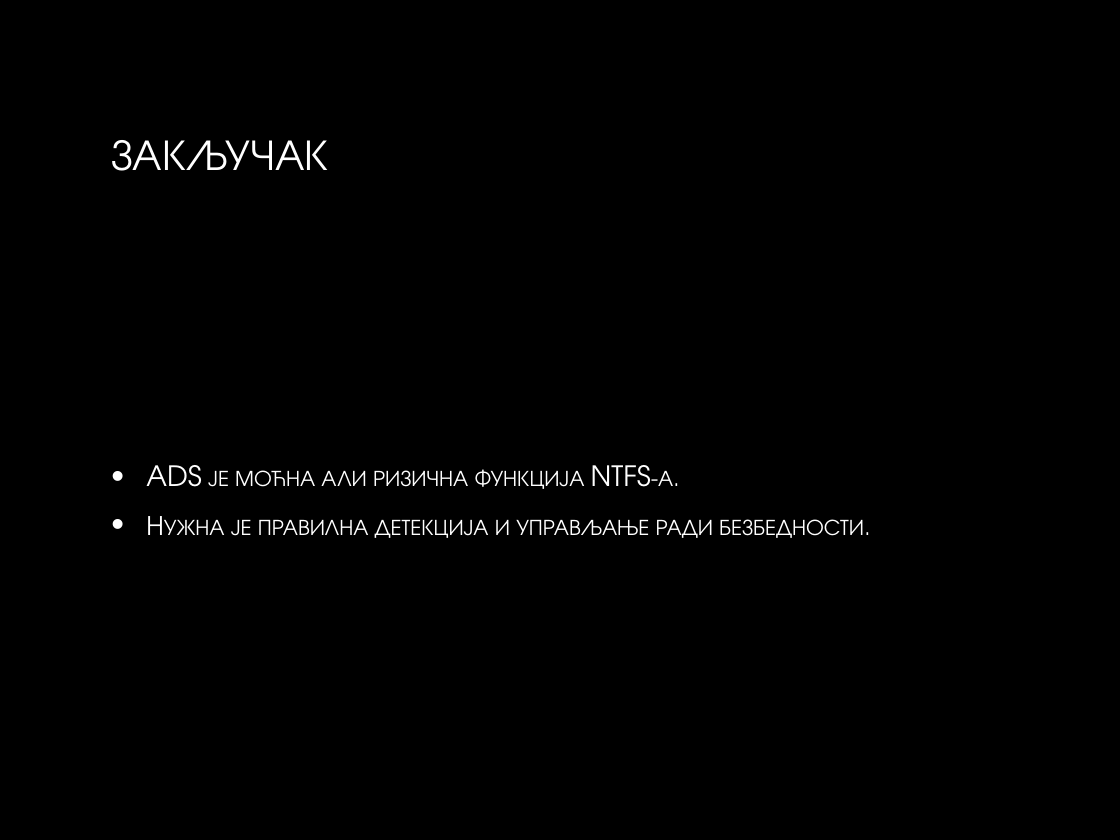
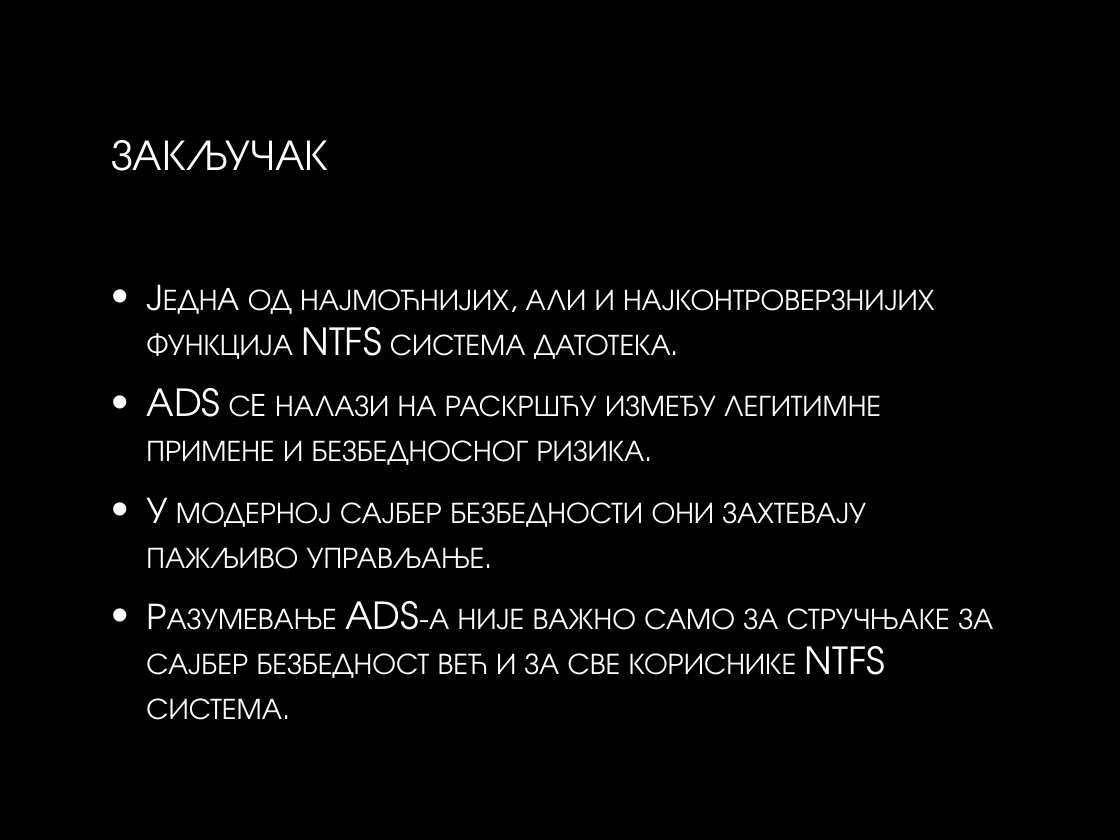
Before and after one commit to Vukasin211/Windows-Alternative-Data-Streams, a slide deck: slide 15 of ADS_Seminar.pptx (slide 21 before the commit). Drawn at 1120x840 pixels with LibreOffice and Linux fonts; fonts in the diff are those of the drawing; background and template pictures are left out. Boxes give left, top, right and bottom in pixels: in the first picture for what was removed or moved away, otherwise in the second. Text is boxed around its words. In the diff, an @@ line names an element or a change of style, - is before the commit and + after.

```diff
--- a/ADS_Seminar.pptx
+++ b/ADS_Seminar.pptx
@@ text at <box>146,289,993,720</box>: text changed; size 18 to 24 pt @@
-• ADS је моћна али ризична функција NTFS-а.
-• Нужна је правилна детекција и управљање ради безбедности.
+• Једнa од најмоћнијих, али и најконтроверзнијих функција NTFS система датотека.
+• ADS сe налази на раскршћу између легитимне примене и безбедносног ризика.
+• У модерној сајбер безбедности они захтевају пажљиво управљање.
+• Разумевање ADS-а није важно само за стручњаке за сајбер безбедност већ и за све кориснике NTFS система.
```
Also in this commit, not shown: 7 other slides changed, 8 slides added, 13 slides removed, 1 other file.
